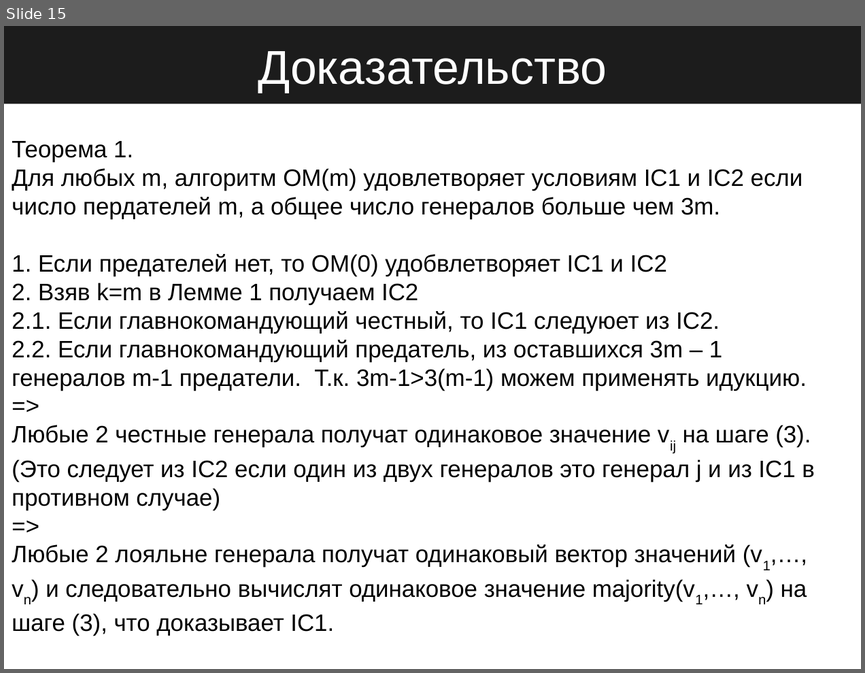
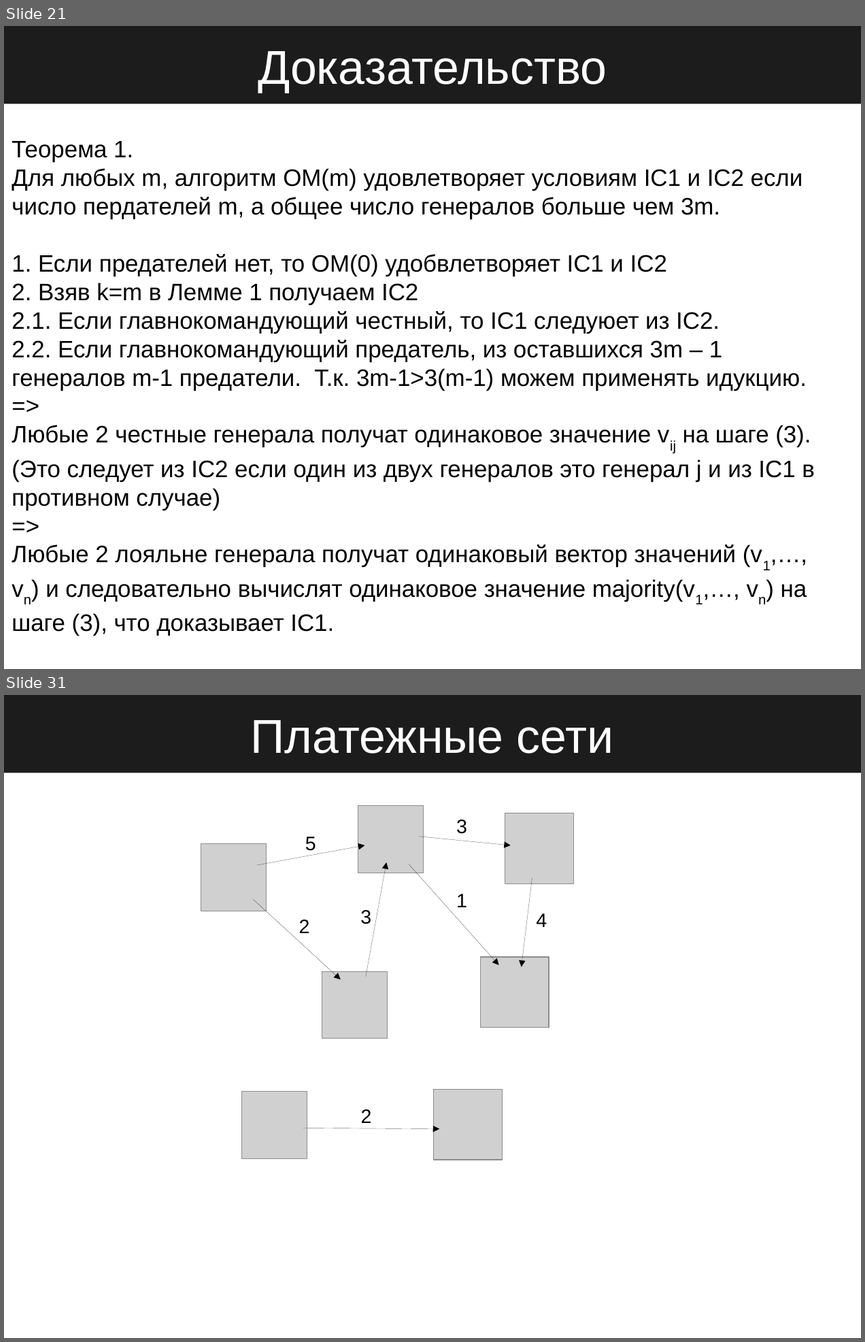
Before and after one commit to StateProof/blockchainClass, a slide deck: executive/1.Intro.odp. Shown one above the other, each under a label of ours: slide 15 before the commit, slides 21 and 31 after it; the slides between them are not shown. The pictures are 865x673 and 865x1342 pixels, drawn with LibreOffice and Linux fonts; fonts in the diff are those of the drawing; grey boxes stand for pictures. Boxes give left, top, right and bottom in pixels: in the first picture for what was removed or moved away, otherwise in the second. Text is boxed around its words. In the diff, an @@ line names an element or a change of style, - is before the commit and + after.

```diff
--- a/executive/1.Intro.odp
+++ b/executive/1.Intro.odp
@@ slide 31 added at <box>4,695,861,1338</box>, background #FFFFFF @@
@@ title added at <box>4,695,861,773</box>, fill #1C1C1C, 44 pt, text #FFFFFF @@
+Платежные сети
@@ picture added at <box>358,805,424,872</box> @@
@@ picture added at <box>504,813,573,884</box> @@
@@ text added at <box>305,836,316,851</box>, 18 pt, text #000000 @@
+5
@@ arrow added from (419, 836) to (511, 845), #000000 0 pt @@
@@ text added at <box>456,819,467,834</box>, 18 pt, text #000000 @@
+3
@@ picture added at <box>201,843,266,911</box> @@
@@ arrow added from (257, 865) to (365, 845), #000000 0 pt @@
@@ arrow added from (366, 977) to (387, 862), #000000 0 pt @@
@@ arrow added from (409, 864) to (499, 965), #000000 0 pt @@
@@ arrow added from (532, 878) to (521, 967), #000000 0 pt @@
@@ text added at <box>456,894,467,907</box>, 18 pt, text #000000 @@
+1
@@ arrow added from (254, 900) to (341, 979), #000000 0 pt @@
@@ text added at <box>360,910,371,924</box>, 18 pt, text #000000 @@
+3
@@ text added at <box>536,913,547,927</box>, 18 pt, text #000000 @@
+4
@@ text added at <box>299,919,310,933</box>, 18 pt, text #000000 @@
+2
@@ picture added at <box>481,957,549,1028</box> @@
@@ picture added at <box>322,971,388,1038</box> @@
@@ picture added at <box>242,1091,307,1158</box> @@
@@ picture added at <box>434,1089,502,1160</box> @@
@@ text added at <box>361,1109,372,1123</box>, 18 pt, text #000000 @@
+2
@@ arrow added from (303, 1128) to (439, 1129), #000000 0 pt @@
@@ what was slide 15 is now slide 21 @@
```
Also in this commit, not shown: 3 slides changed, 18 other slides added, 2 slides removed, 4 other files.
